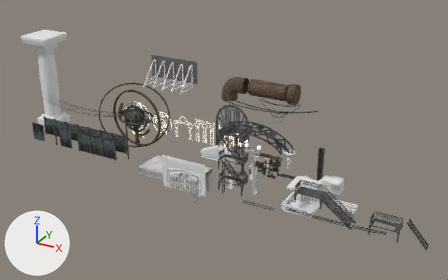
Before and after pictures for a commit that changed the FBX model Assets/ART/Mesh/Environment/Imports/DecorationSet.fbx.
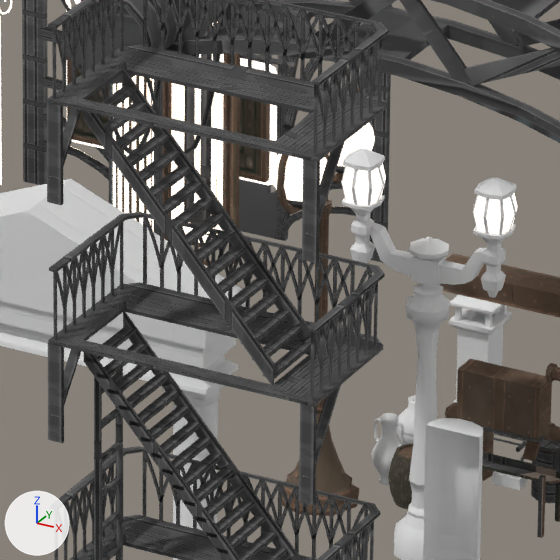
Each version appears first whole from a camera (50 mm lens) standing at (22.4, -46.0, 50.5) and looking at (-26.2, 42.2, 6.4), and next in a close-up on the part from 48% to 59% of the width and 46% to 64% of the height. Lighting does not change. The marker at lower left points along +X, +Y and +Z. Where no turn or scale is listed for an object, it has been applied to the vertices. Vertices at the same position are counted once.

The first close-up shows 'AC.001', 'AD_Sign01.001', 'AD_Sign02.001', 'Cables.001', 'FireLadder.006', 'MegaBuilding_ArtDecoGate.003', 'MetalConstruct_curved.005', 'Pillar_Half.010', 'RainChannelLong', 'RoofShort.001', 'StreetLamp.002', 'StreetLamp02.001'.
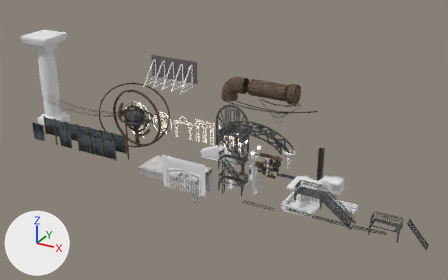
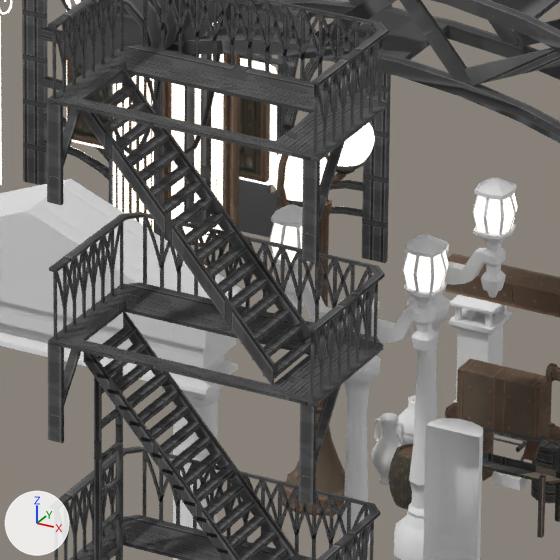
Location of each change, (x1, y1, x2, y2) in pixels of the close-ups (560 x 560 px):
'StreetLamp.002', reshaped
    before: (341, 148, 518, 560)
    after: (394, 177, 518, 560)
'StreetLamp.003', added
    after: (269, 204, 449, 560)
    faces in mat_ts_blender_03: (269, 204, 447, 560)
    faces in mat_lightemission (orange #e7b35c): (270, 223, 449, 292)
part 1 of me_streetlamp02, deleted
    before: (341, 148, 386, 268)
part 2 of me_streetlamp02, cut back
    before: (370, 223, 414, 276)

What changed in the scene script:
```text
Change me_streetlamp02:
    used by ob_streetlamp_002; location = (-20.6, 42.47, -0.05)
    remove me_streetlamp02.from_pydata(...)  # 642 vertices, 652 faces; spans x -1.51..1.51, y -0.5..0.5, z 0.0..6.9
    add me_streetlamp02.from_pydata(...)  # 427 vertices, 428 faces; spans x -0.5..1.51, y -0.5..0.5, z 0.0..6.9
    me_streetlamp02 part 1: the loose piece of 185 vertices spanning x -1.51..-0.8, y -0.41..0.32, z 4.84..6.9 is deleted
    me_streetlamp02 part 2
    30 vertices are removed from x -1.28..-0.31, y -0.1..0.1, z 4.89..5.59
    32 faces are deleted
    1 new face joins them, mat_ts_blender_03
Add ob_streetlamp_003:
    ob_streetlamp_003 = bpy.data.objects.new('StreetLamp.003', me_streetlamp02.copy())  # the mesh of ob_streetlamp_002
    ob_streetlamp_003.location = (-20.6, 40.02, -0.05)
```
